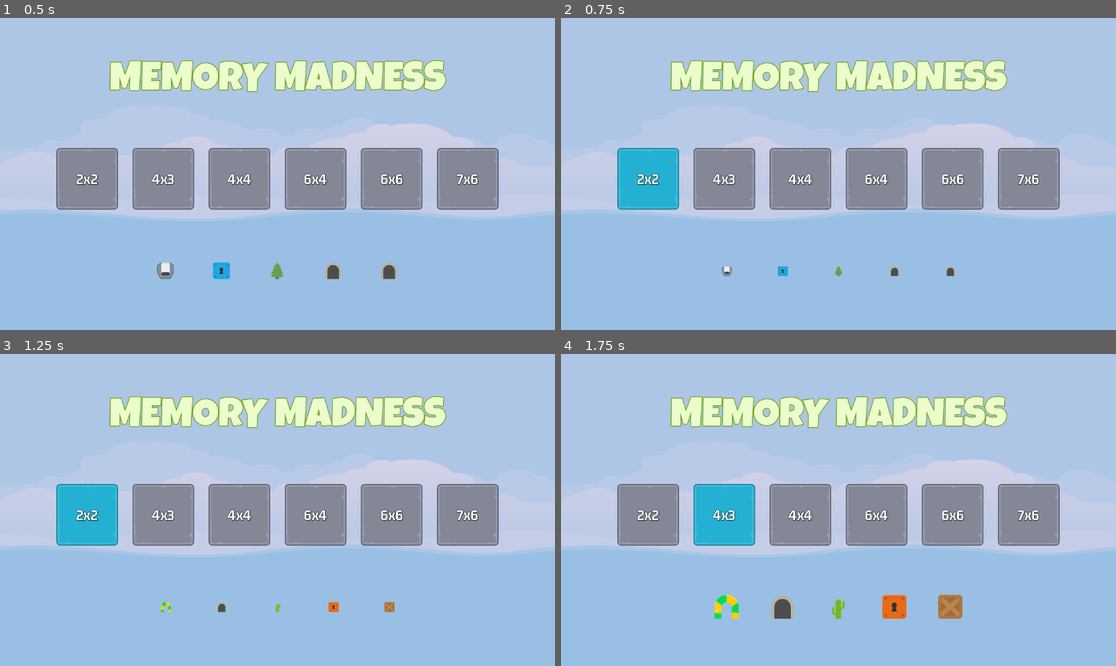
Above: before the commit, frames 1-4 (two rows, left to right).
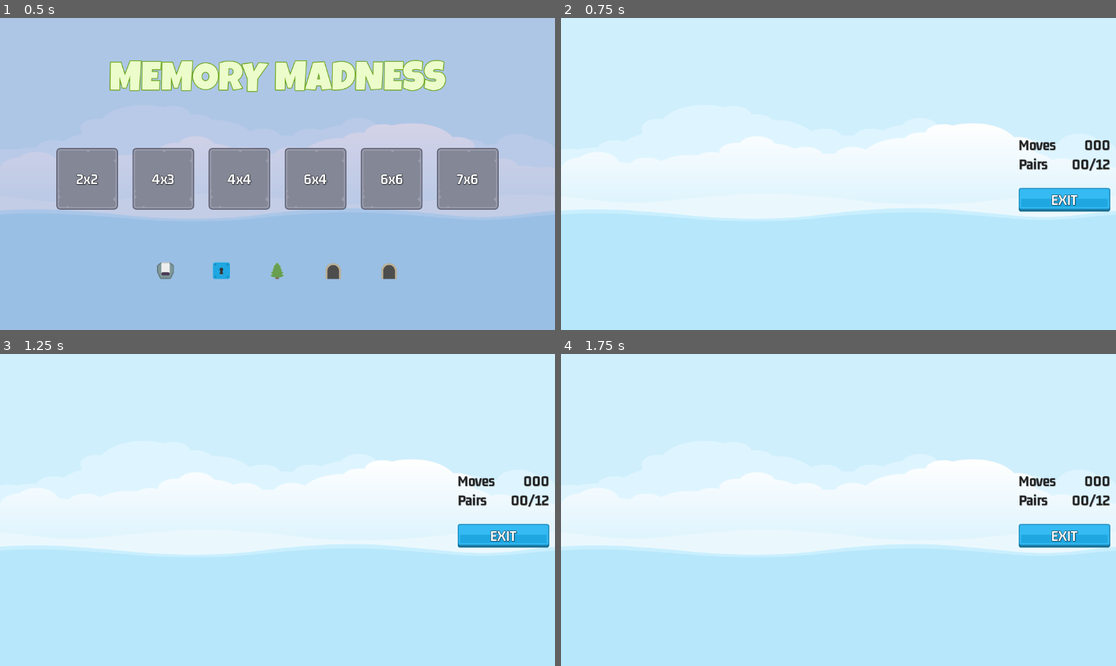
Above: after the commit, the same moments.

Repository: Brady0608/memory_madness
Game: Godot game, scene res://scenes/master/master.tscn
Two runs of this game, one before a commit and one after it. Both use one fixed random seed, a clock stepped at 60 frames per second and the inputs below.
Inputs (mouse positions are in pixels of both pictures, inside the frame that each line leads up to):
- Up to frame 1 (0.5 s): no input
- Up to frame 2 (0.75 s): click "2x2" at 0.5 s
- Up to frame 3 (1.25 s): no input
- Up to frame 4 (1.75 s): click (721, 516) at 1.25 s, where only the run before the commit has a clickable "4x3"

Frame 1 is identical in both runs. In frame 2, 100% of the frame differs, in the area x 0-100%, y 0-100%; in frame 3, 100%; in frame 4, 100%.

Commit message:
Add game navigation

Diff:
--- a/project.godot
+++ b/project.godot
@@ -19,6 +19,7 @@
 
 ImageManager="*res://singletons/image_manager.gd"
 GameManager="*res://singletons/game_manager.gd"
+SignalManager="*res://singletons/signal_manager.gd"
 
 [dotnet]
 
--- /dev/null
+++ b/scenes/game/game.gd
@@ -0,0 +1,18 @@
+extends Control
+
+const MEMORY_TILE = preload("res://scenes/memory_tile/memory_tile.tscn")
+# Called when the node enters the scene tree for the first time.
+func _ready() -> void:
+	SignalManager.on_level_selected.connect(on_level_selected)
+
+
+# Called every frame. 'delta' is the elapsed time since the previous frame.
+func _process(delta: float) -> void:
+	pass
+
+func on_level_selected(level_num: int) -> void:
+	print(level_num)
+
+
+func _on_exit_button_pressed() -> void:
+	SignalManager.on_game_exit_pressed.emit()
--- /dev/null
+++ b/scenes/game/game.tscn
@@ -0,0 +1,102 @@
+[gd_scene load_steps=6 format=3 uid="uid://xx5ftumg68k2"]
+
+[ext_resource type="LabelSettings" uid="uid://efdir2vdny11" path="res://assets/GM_32_Dark.tres" id="1_6o4r2"]
+[ext_resource type="Script" path="res://scenes/game/game.gd" id="1_ra1g4"]
+[ext_resource type="Texture2D" uid="uid://7pgd4p7bsuxs" path="res://assets/ui/blue_button00.png" id="2_r8val"]
+[ext_resource type="Texture2D" uid="uid://yg3tnn0lqs1b" path="res://assets/ui/green_button00.png" id="3_4srgt"]
+[ext_resource type="LabelSettings" uid="uid://bb630qrhxr0ef" path="res://assets/GM_32_White.tres" id="4_42hg0"]
+
+[node name="Game" type="Control"]
+layout_mode = 3
+anchors_preset = 15
+anchor_right = 1.0
+anchor_bottom = 1.0
+grow_horizontal = 2
+grow_vertical = 2
+script = ExtResource("1_ra1g4")
+
+[node name="HB" type="HBoxContainer" parent="."]
+layout_mode = 1
+anchors_preset = 15
+anchor_right = 1.0
+anchor_bottom = 1.0
+grow_horizontal = 2
+grow_vertical = 2
+
+[node name="MarginContainer" type="MarginContainer" parent="HB"]
+layout_mode = 2
+size_flags_horizontal = 3
+theme_override_constants/margin_left = 12
+theme_override_constants/margin_top = 12
+theme_override_constants/margin_right = 12
+theme_override_constants/margin_bottom = 12
+
+[node name="GridContainer" type="GridContainer" parent="HB/MarginContainer"]
+layout_mode = 2
+size_flags_horizontal = 4
+size_flags_vertical = 4
+
+[node name="MarginContainer2" type="MarginContainer" parent="HB"]
+custom_minimum_size = Vector2(200, 0)
+layout_mode = 2
+theme_override_constants/margin_right = 12
+
+[node name="VBoxContainer" type="VBoxContainer" parent="HB/MarginContainer2"]
+layout_mode = 2
+size_flags_vertical = 4
+
+[node name="HBoxContainer" type="HBoxContainer" parent="HB/MarginContainer2/VBoxContainer"]
+layout_mode = 2
+
+[node name="Label" type="Label" parent="HB/MarginContainer2/VBoxContainer/HBoxContainer"]
+layout_mode = 2
+size_flags_horizontal = 3
+text = "Moves"
+label_settings = ExtResource("1_6o4r2")
+
+[node name="LabelMoves" type="Label" parent="HB/MarginContainer2/VBoxContainer/HBoxContainer"]
+layout_mode = 2
+text = "000"
+label_settings = ExtResource("1_6o4r2")
+horizontal_alignment = 2
+vertical_alignment = 1
+
+[node name="HBoxContainer2" type="HBoxContainer" parent="HB/MarginContainer2/VBoxContainer"]
+layout_mode = 2
+
+[node name="Label" type="Label" parent="HB/MarginContainer2/VBoxContainer/HBoxContainer2"]
+layout_mode = 2
+size_flags_horizontal = 3
+text = "Pairs"
+label_settings = ExtResource("1_6o4r2")
+
+[node name="LabelPairs" type="Label" parent="HB/MarginContainer2/VBoxContainer/HBoxContainer2"]
+layout_mode = 2
+text = "00/12"
+label_settings = ExtResource("1_6o4r2")
+horizontal_alignment = 2
+vertical_alignment = 1
+
+[node name="Spacer" type="Control" parent="HB/MarginContainer2/VBoxContainer"]
+custom_minimum_size = Vector2(0, 24)
+layout_mode = 2
+
+[node name="ExitButton" type="TextureButton" parent="HB/MarginContainer2/VBoxContainer"]
+layout_mode = 2
+size_flags_horizontal = 4
+texture_normal = ExtResource("2_r8val")
+texture_pressed = ExtResource("3_4srgt")
+
+[node name="Label" type="Label" parent="HB/MarginContainer2/VBoxContainer/ExitButton"]
+layout_mode = 1
+anchors_preset = 15
+anchor_right = 1.0
+anchor_bottom = 1.0
+grow_horizontal = 2
+grow_vertical = 2
+text = "EXIT"
+label_settings = ExtResource("4_42hg0")
+horizontal_alignment = 1
+vertical_alignment = 1
+
+[connection signal="pressed" from="HB/MarginContainer2/VBoxContainer/ExitButton" to="." method="_on_exit_button_pressed"]
--- a/scenes/level_button/level_button.gd
+++ b/scenes/level_button/level_button.gd
@@ -14,6 +14,5 @@
 
 
 
-# Called every frame. 'delta' is the elapsed time since the previous frame.
-func _process(delta: float) -> void:
-	pass
+func _on_pressed() -> void:
+	SignalManager.on_level_selected.emit(level_number)
--- a/scenes/level_button/level_button.tscn
+++ b/scenes/level_button/level_button.tscn
@@ -34,3 +34,5 @@
 label_settings = ExtResource("4_3dyqr")
 horizontal_alignment = 1
 vertical_alignment = 1
+
+[connection signal="pressed" from="." to="." method="_on_pressed"]
--- a/scenes/master/master.gd
+++ b/scenes/master/master.gd
@@ -3,10 +3,18 @@
 
 # Called when the node enters the scene tree for the first time.
 func _ready() -> void:
-	var data: SelectedLevelData = GameManager.get_level_selection(3)
-	pass # Replace with function body.
+	show_game(false)
+	SignalManager.on_game_exit_pressed.connect(on_game_exit_pressed)
+	SignalManager.on_level_selected.connect(on_level_selected)
 
 
-# Called every frame. 'delta' is the elapsed time since the previous frame.
-func _process(delta: float) -> void:
-	pass
+func show_game(status: bool) -> void:
+	$Game.visible = status
+	$Main.visible = !status
+
+
+func  on_game_exit_pressed() -> void:
+	show_game(false)
+
+func on_level_selected(level_num: int) -> void:
+	show_game(true)
--- a/scenes/master/master.tscn
+++ b/scenes/master/master.tscn
@@ -1,8 +1,9 @@
-[gd_scene load_steps=4 format=3 uid="uid://dkdu7muy3okub"]
+[gd_scene load_steps=5 format=3 uid="uid://dkdu7muy3okub"]
 
 [ext_resource type="Script" path="res://scenes/master/master.gd" id="1_vqbq6"]
 [ext_resource type="Texture2D" uid="uid://hj7irau7mv16" path="res://assets/images/backgroundEmpty.png" id="2_bpb0b"]
 [ext_resource type="PackedScene" uid="uid://cdqkhskgiucka" path="res://scenes/main/main.tscn" id="3_fh48i"]
+[ext_resource type="PackedScene" uid="uid://xx5ftumg68k2" path="res://scenes/game/game.tscn" id="4_rwdhl"]
 
 [node name="Master" type="CanvasLayer"]
 script = ExtResource("1_vqbq6")
@@ -17,3 +18,5 @@
 expand_mode = 1
 
 [node name="Main" parent="." instance=ExtResource("3_fh48i")]
+
+[node name="Game" parent="." instance=ExtResource("4_rwdhl")]
--- /dev/null
+++ b/scenes/memory_tile/memory_tile.gd
@@ -0,0 +1,26 @@
+extends TextureButton
+
+
+var _item_name: String
+var _can_select_me: bool = true
+
+# Called when the node enters the scene tree for the first time.
+func _ready() -> void:
+	pass # Replace with function body.
+
+func reveal_image(status: bool) -> void:
+	$FrameImage.visible = status
+	$ItemImage.visible = status
+
+
+func setup(image: ItemImage, frame: Texture2D) -> void:
+	$FrameImage.texture = frame
+	$ItemImage.texture = image.get_item_texture()
+	_item_name = image.get_item_name()
+
+	reveal_image(false)
+
+
+func _on_pressed() -> void:
+	if _can_select_me == true:
+		reveal_image(true)
--- /dev/null
+++ b/scenes/memory_tile/memory_tile.tscn
@@ -0,0 +1,52 @@
+[gd_scene load_steps=5 format=3 uid="uid://bh6ya8sv21y6x"]
+
+[ext_resource type="Texture2D" uid="uid://maoc34ter3rd" path="res://assets/frames/hidden_frame_blank.png" id="1_cpyms"]
+[ext_resource type="Script" path="res://scenes/memory_tile/memory_tile.gd" id="2_c8fm4"]
+[ext_resource type="Texture2D" uid="uid://b5boxljluua37" path="res://assets/frames/blue_frame.png" id="3_oupi0"]
+[ext_resource type="Texture2D" uid="uid://w1wxgnf2j14y" path="res://assets/glitch/alienBeige_square.png" id="4_12lxh"]
+
+[node name="MemoryTile" type="TextureButton"]
+anchors_preset = 8
+anchor_left = 0.5
+anchor_top = 0.5
+anchor_right = 0.5
+anchor_bottom = 0.5
+offset_left = -20.0
+offset_top = -20.0
+offset_right = 20.0
+offset_bottom = 20.0
+grow_horizontal = 2
+grow_vertical = 2
+pivot_offset = Vector2(42, 42)
+texture_normal = ExtResource("1_cpyms")
+script = ExtResource("2_c8fm4")
+
+[node name="FrameImage" type="TextureRect" parent="."]
+layout_mode = 1
+anchors_preset = 8
+anchor_left = 0.5
+anchor_top = 0.5
+anchor_right = 0.5
+anchor_bottom = 0.5
+offset_left = -42.0
+offset_top = -42.0
+offset_right = 42.0
+offset_bottom = 42.0
+grow_horizontal = 2
+grow_vertical = 2
+texture = ExtResource("3_oupi0")
+
+[node name="ItemImage" type="TextureRect" parent="."]
+layout_mode = 1
+anchors_preset = 8
+anchor_left = 0.5
+anchor_top = 0.5
+anchor_right = 0.5
+anchor_bottom = 0.5
+offset_left = -32.0
+offset_top = -32.0
+offset_right = 32.0
+offset_bottom = 32.0
+grow_horizontal = 2
+grow_vertical = 2
+texture = ExtResource("4_12lxh")
--- /dev/null
+++ b/singletons/signal_manager.gd
@@ -0,0 +1,4 @@
+extends Node
+
+signal on_game_exit_pressed
+signal on_level_selected(level_num: int)
